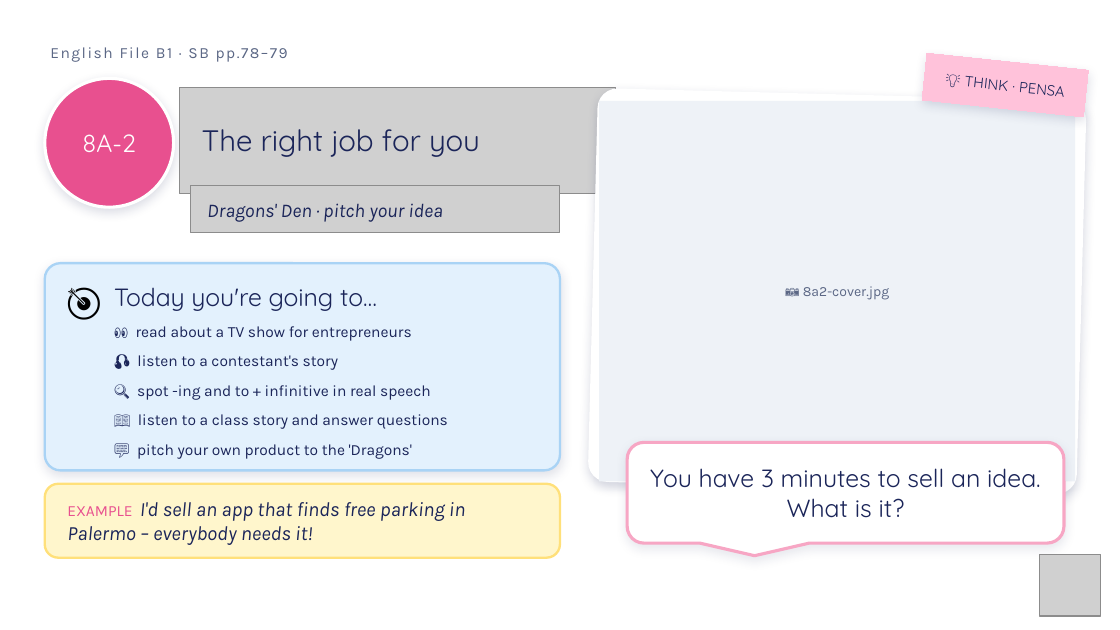
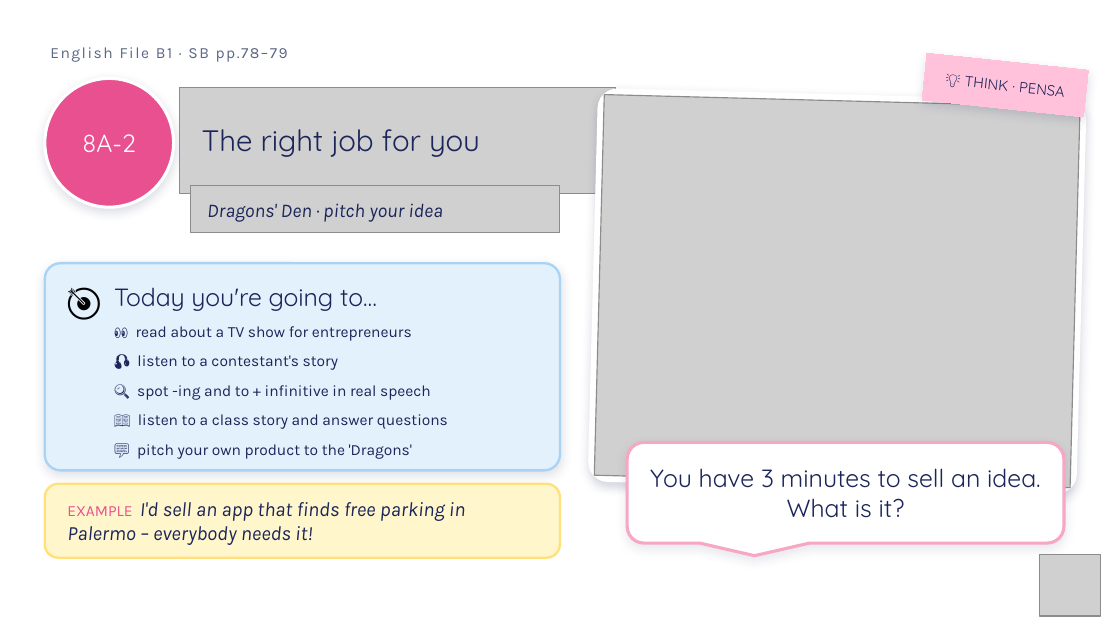
Before and after one commit to londonlanguageschool/Bagheria-, a slide deck: slide 1 of materials/B1/B1_8A-2_The_right_job_for_you.pptx. Drawn at 1120x630 pixels with LibreOffice and Linux fonts; fonts in the diff are those of the drawing; grey boxes stand for pictures; background and template pictures are left out. Boxes give left, top, right and bottom in pixels: in the first picture for what was removed or moved away, otherwise in the second. Text is boxed around its words. In the diff, an @@ line names an element or a change of style, - is before the commit and + after.

```diff
--- a/materials/B1/B1_8A-2_The_right_job_for_you.pptx
+++ b/materials/B1/B1_8A-2_The_right_job_for_you.pptx
@@ picture added at <box>594,95,1080,488</box> @@
@@ rectangle removed at <box>599,101,1075,482</box> @@
-📷 8a2-cover.jpg
```
Also in this commit, not shown: 14 other slides changed, 1 other file.
